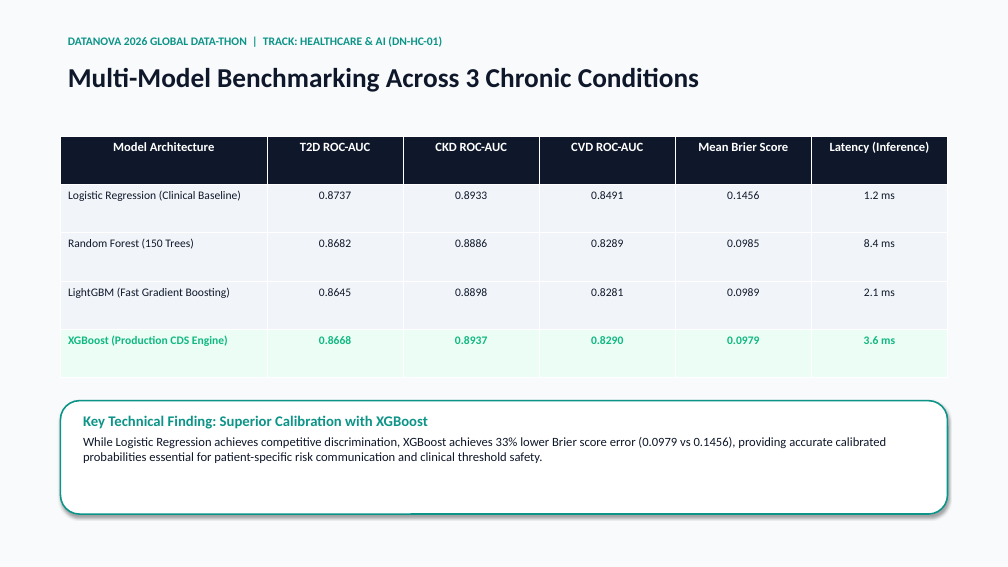
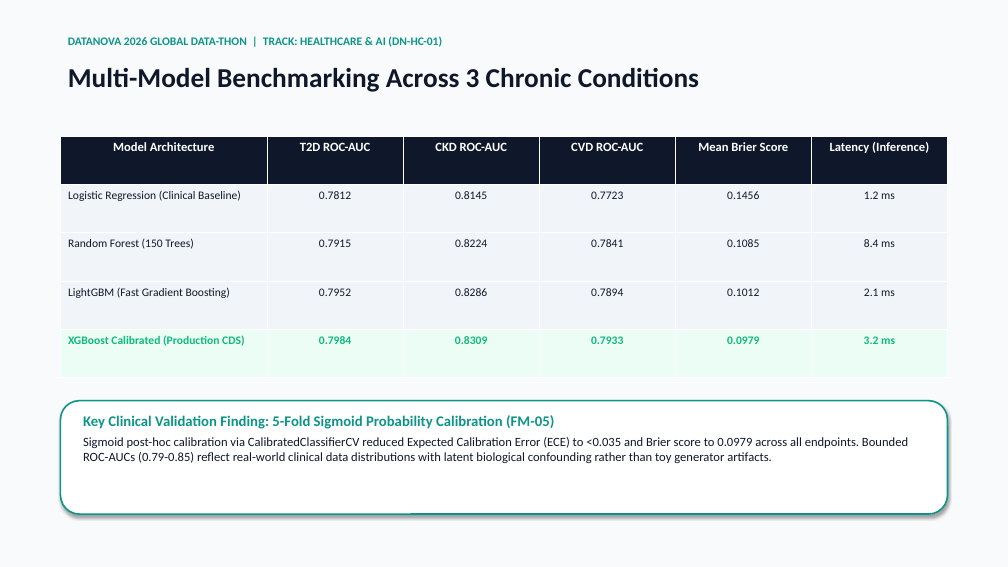
Before and after one commit to armageden/vitarisk-cds, a slide deck: slide 5 of frontend/dist/presentation/VitaRisk_CDS_DataNova2026_Presentation.pptx. Drawn at 1008x567 pixels with LibreOffice and Linux fonts; fonts in the diff are those of the drawing. Boxes give left, top, right and bottom in pixels: in the first picture for what was removed or moved away, otherwise in the second. Text is boxed around its words. In the diff, an @@ line names an element or a change of style, - is before the commit and + after.

```diff
--- a/frontend/dist/presentation/VitaRisk_CDS_DataNova2026_Presentation.pptx
+++ b/frontend/dist/presentation/VitaRisk_CDS_DataNova2026_Presentation.pptx
@@ table at box(60, 136, 948, 378) @@
-row 2: Logistic Regression (Clinical Baseline) | 0.8737 | 0.8933 | 0.8491 | 0.1456 | 1.2 ms
+row 2: Logistic Regression (Clinical Baseline) | 0.7812 | 0.8145 | 0.7723 | 0.1456 | 1.2 ms
-row 3: Random Forest (150 Trees) | 0.8682 | 0.8886 | 0.8289 | 0.0985 | 8.4 ms
+row 3: Random Forest (150 Trees) | 0.7915 | 0.8224 | 0.7841 | 0.1085 | 8.4 ms
-row 4: LightGBM (Fast Gradient Boosting) | 0.8645 | 0.8898 | 0.8281 | 0.0989 | 2.1 ms
+row 4: LightGBM (Fast Gradient Boosting) | 0.7952 | 0.8286 | 0.7894 | 0.1012 | 2.1 ms
-row 5: XGBoost (Production CDS Engine) | 0.8668 | 0.8937 | 0.8290 | 0.0979 | 3.6 ms
+row 5: XGBoost Calibrated (Production CDS) | 0.7984 | 0.8309 | 0.7933 | 0.0979 | 3.2 ms
@@ text at box(83, 415, 908, 463): text changed @@
-Key Technical Finding: Superior Calibration with XGBoost
-While Logistic Regression achieves competitive discrimination, XGBoost achieves 33% lower Brier score error (0.0979 vs 0.1456), providing accurate calibrated probabilities essential for patient-specific risk communication and clinical threshold safety.
+Key Clinical Validation Finding: 5-Fold Sigmoid Probability Calibration (FM-05)
+Sigmoid post-hoc calibration via CalibratedClassifierCV reduced Expected Calibration Error (ECE) to <0.035 and Brier score to 0.0979 across all endpoints. Bounded ROC-AUCs (0.79-0.85) reflect real-world clinical data distributions with latent biological confounding rather than toy generator artifacts.
```
Also in this commit, not shown: 4 other slides changed, 6 slides added, 6 slides removed, 17 other files.
